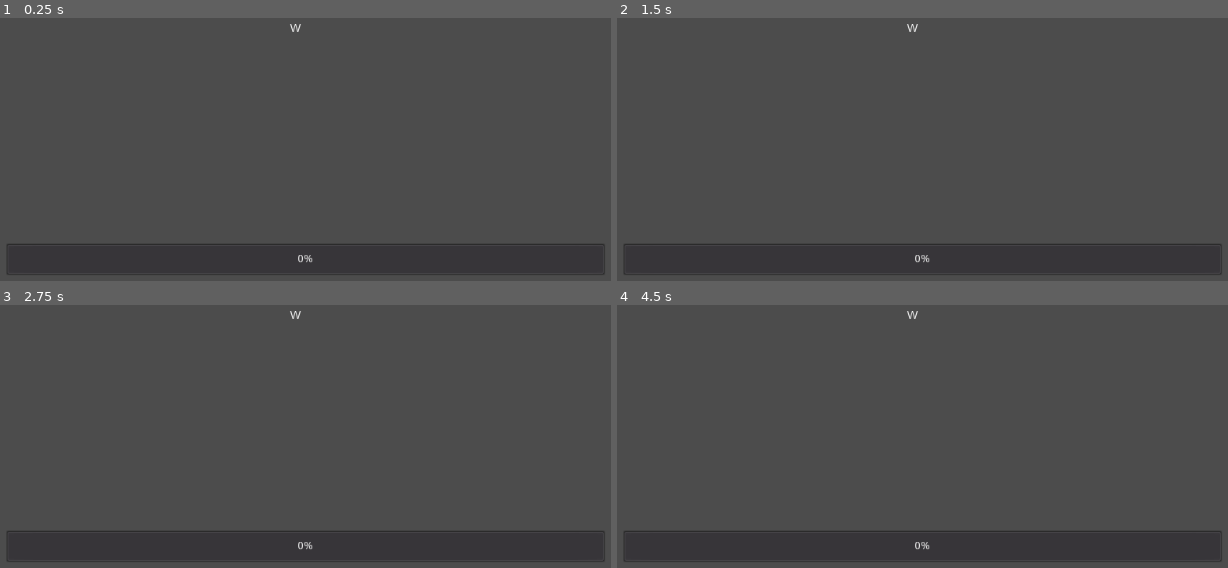
Above: before the commit, frames 1-4 (two rows, left to right).
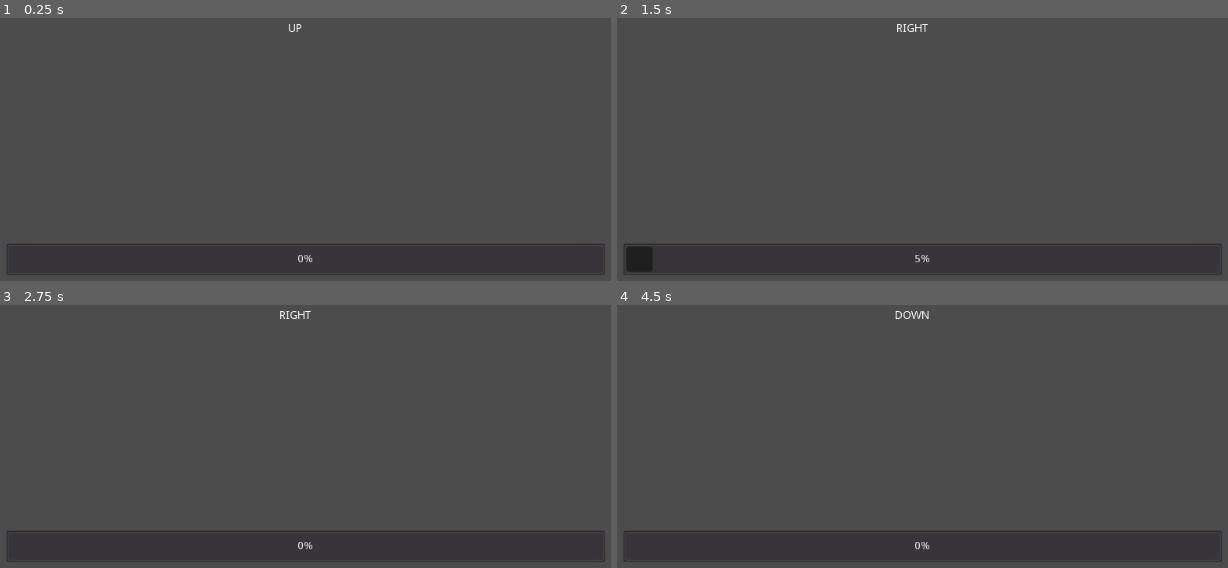
Above: after the commit, the same moments.

Repository: Plopsiskopsis/heartbeat
Game: Godot game, scene res://2D_minigame/Minigame.tscn
The game is run twice, just before and just after one commit, with the same random seed, the same clock (stepped at 60 frames per second) and the same inputs. This scene is started directly instead of the project's main scene.
Inputs (mouse positions are in pixels of both pictures, inside the frame that each line leads up to):
- Up to frame 1 (0.25 s): no input
- Up to frame 2 (1.5 s): tap Enter at 0.5 s; move the mouse to (873, 146) at 0.52 s; hold Up (ui_up) from 0.53 s (still down); tap E (action, bound only before the commit) at 0.6, 1.35 s; tap Space (jump) at 0.77, 1.25 s; move the mouse to (1154, 123) at 1.27 s
- Up to frame 3 (2.75 s): tap Space (jump) at 1.52 s; tap Enter at 2 s; move the mouse to (outside the picture) at 2.02 s; release Up (ui_up) at 2.03 s; hold Left (ui_left) from 2.03 s (still down); hold Shift (move_sprint) from 2.03 s (still down); tap E (action, bound only before the commit) at 2.3 s
- Up to frame 4 (4.5 s): tap Space (jump) at 2.75, 3.02, 3.77, 4.25 s; move the mouse to (953, 339) at 2.77 s; release Shift (move_sprint) at 2.78 s; tap E (action, bound only before the commit) at 2.85, 3.6 s; tap Enter at 3.5 s; move the mouse to (outside the picture) at 3.52 s; release Left (ui_left) at 3.53 s; hold Down (ui_down) 3.53-4.28 s; move the mouse to (1093, 315) at 4.27 s; hold Right (ui_right) from 4.28 s (still down); tap Shift (move_sprint) at 4.35 s

The runs differ from the first frame. In frame 1, less than 0.1% of the frame differs, in the area x 47-50%, y 2-6%; in frame 2, 0.5%, in the area x 1-51%, y 2-97%; in frame 3, less than 0.1%; in frame 4, 0.1%.

Commit message:
Päivitetty Minipeliä Just_pressedillä

Diff:
--- a/game/2D_minigame/Minigame.gd
+++ b/game/2D_minigame/Minigame.gd
@@ -4,7 +4,7 @@
 onready var label = $Label
 onready var progress_bar = $ProgressBar
 onready var buffer_timer = $Timer
-var possible_inputs = ["W", "A", "S", "D"]
+var possible_inputs = ["Up", "Left", "Down", "Right"]
 var correct_answer
 var score = 0
 export var max_score = 20
@@ -15,20 +15,26 @@
 	progress_bar.max_value = max_score
 
 
-func _input(event):
-	if event is InputEventKey:
-		print(event.as_text())
-		if event.as_text() == correct_answer:
-			correct_answer()
-			yield(buffer_timer,"timeout")
-		else:
-			print("Väärin!")
-			score -= 1
-			buffer_timer.start()
-			yield(buffer_timer,"timeout")
+func _unhandled_key_input(event):
+	if Input.is_action_just_pressed("ui_up"):
+		check_answer("Up")
+	if Input.is_action_just_pressed("ui_down"):
+		check_answer("Down")
+	if Input.is_action_just_pressed("ui_left"):
+		check_answer("Left")
+	if Input.is_action_just_pressed("ui_right"):
+		check_answer("Right")
 
 
-func correct_answer():
+func check_answer(input):
+	if input == correct_answer:
+		answer_was_correct()
+	else:
+		print("Väärin!")
+		score -= 1
+		progress_bar.value = score
+
+func answer_was_correct():
 	print("Oikein!")
 	score += 1
 	progress_bar.value = score
@@ -36,7 +42,6 @@
 		win()
 	else:
 		new_answer()
-		buffer_timer.start()
 
 
 func new_answer():
--- a/game/project.godot
+++ b/game/project.godot
@@ -12,7 +12,7 @@
 
 config/name="heartbeat"
 run/main_scene="res://Menu/Menu.tscn"
-config/icon="res://UI/heart.png"
+config/icon="res://icon.png"
 
 [autoload]
 
@@ -21,6 +21,34 @@
 
 [input]
 
+ui_left={
+"deadzone": 0.5,
+"events": [ Object(InputEventKey,"resource_local_to_scene":false,"resource_name":"","device":0,"alt":false,"shift":false,"control":false,"meta":false,"command":false,"pressed":false,"scancode":65,"unicode":0,"echo":false,"script":null)
+, Object(InputEventJoypadButton,"resource_local_to_scene":false,"resource_name":"","device":0,"button_index":14,"pressure":0.0,"pressed":false,"script":null)
+, Object(InputEventKey,"resource_local_to_scene":false,"resource_name":"","device":0,"alt":false,"shift":false,"control":false,"meta":false,"command":false,"pressed":false,"scancode":16777231,"unicode":0,"echo":false,"script":null)
+ ]
+}
+ui_right={
+"deadzone": 0.5,
+"events": [ Object(InputEventKey,"resource_local_to_scene":false,"resource_name":"","device":0,"alt":false,"shift":false,"control":false,"meta":false,"command":false,"pressed":false,"scancode":68,"unicode":0,"echo":false,"script":null)
+, Object(InputEventJoypadButton,"resource_local_to_scene":false,"resource_name":"","device":0,"button_index":15,"pressure":0.0,"pressed":false,"script":null)
+, Object(InputEventKey,"resource_local_to_scene":false,"resource_name":"","device":0,"alt":false,"shift":false,"control":false,"meta":false,"command":false,"pressed":false,"scancode":16777233,"unicode":0,"echo":false,"script":null)
+ ]
+}
+ui_up={
+"deadzone": 0.5,
+"events": [ Object(InputEventKey,"resource_local_to_scene":false,"resource_name":"","device":0,"alt":false,"shift":false,"control":false,"meta":false,"command":false,"pressed":false,"scancode":87,"unicode":0,"echo":false,"script":null)
+, Object(InputEventJoypadButton,"resource_local_to_scene":false,"resource_name":"","device":0,"button_index":12,"pressure":0.0,"pressed":false,"script":null)
+, Object(InputEventKey,"resource_local_to_scene":false,"resource_name":"","device":0,"alt":false,"shift":false,"control":false,"meta":false,"command":false,"pressed":false,"scancode":16777232,"unicode":0,"echo":false,"script":null)
+ ]
+}
+ui_down={
+"deadzone": 0.5,
+"events": [ Object(InputEventKey,"resource_local_to_scene":false,"resource_name":"","device":0,"alt":false,"shift":false,"control":false,"meta":false,"command":false,"pressed":false,"scancode":83,"unicode":0,"echo":false,"script":null)
+, Object(InputEventJoypadButton,"resource_local_to_scene":false,"resource_name":"","device":0,"button_index":13,"pressure":0.0,"pressed":false,"script":null)
+, Object(InputEventKey,"resource_local_to_scene":false,"resource_name":"","device":0,"alt":false,"shift":false,"control":false,"meta":false,"command":false,"pressed":false,"scancode":16777234,"unicode":0,"echo":false,"script":null)
+ ]
+}
 move_forward={
 "deadzone": 0.5,
 "events": [ Object(InputEventKey,"resource_local_to_scene":false,"resource_name":"","device":0,"alt":false,"shift":false,"control":false,"meta":false,"command":false,"pressed":false,"scancode":87,"unicode":0,"echo":false,"script":null)
@@ -46,11 +74,6 @@
 "events": [ Object(InputEventKey,"resource_local_to_scene":false,"resource_name":"","device":0,"alt":false,"shift":false,"control":false,"meta":false,"command":false,"pressed":false,"scancode":16777237,"unicode":0,"echo":false,"script":null)
  ]
 }
-action={
-"deadzone": 0.5,
-"events": [ Object(InputEventKey,"resource_local_to_scene":false,"resource_name":"","device":0,"alt":false,"shift":false,"control":false,"meta":false,"command":false,"pressed":false,"scancode":69,"unicode":0,"echo":false,"script":null)
- ]
-}
 jump={
 "deadzone": 0.5,
 "events": [ Object(InputEventKey,"resource_local_to_scene":false,"resource_name":"","device":0,"alt":false,"shift":false,"control":false,"meta":false,"command":false,"pressed":false,"scancode":32,"unicode":0,"echo":false,"script":null)
